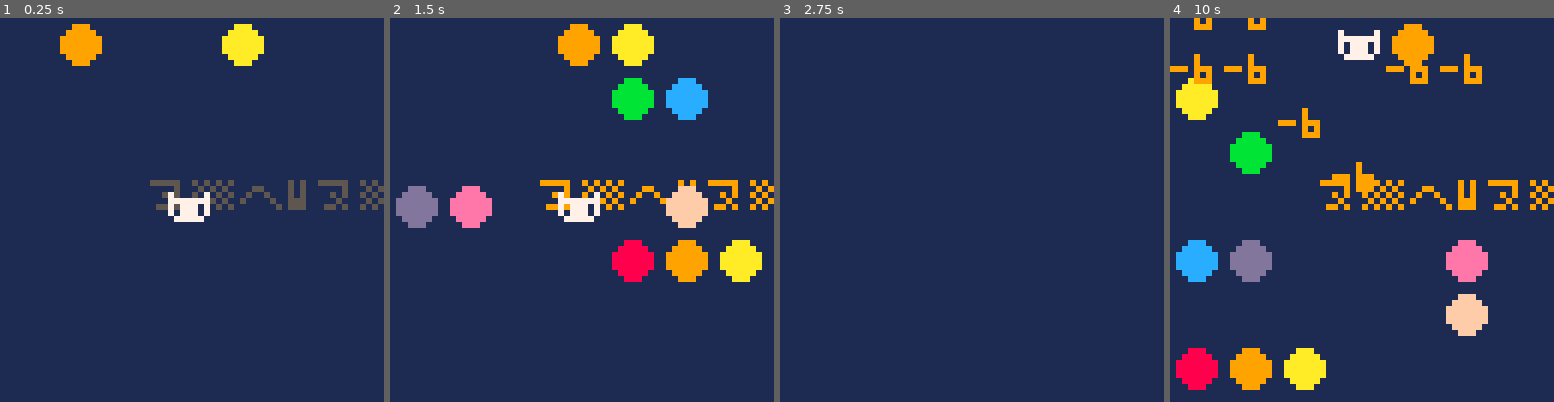
Above: before the commit, frames 1-4 (left to right).
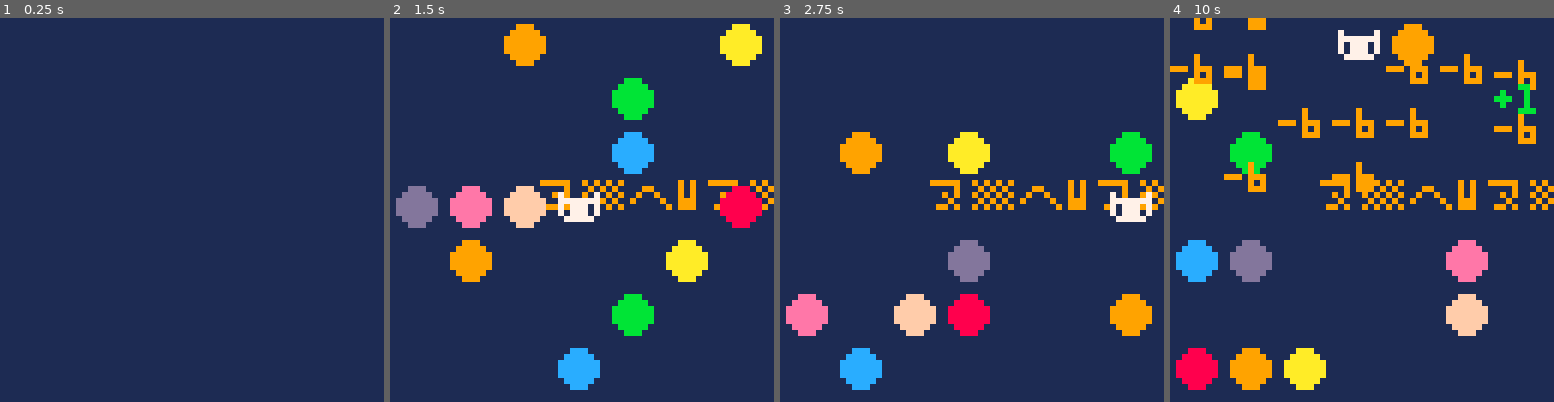
Above: after the commit, the same moments.

Repository: pancelor/bubble-cat
Game: PICO-8 cartridge min.p8
Two runs of this game, one before a commit and one after it. Both use one fixed random seed, a clock stepped at 60 frames per second and the inputs below.
Inputs:
- Up to frame 1 (0.25 s): no input
- Up to frame 2 (1.5 s): tap X (X key) at 0.33, 1.07 s; tap O (Z key) at 0.7 s
- Up to frame 3 (2.75 s): hold Right 1.6-2.1 s; tap O (Z key) at 1.7, 2.1, 2.5 s; tap X (X key) at 1.85 s; hold Up 2.15-2.42 s; hold Right from 2.47 s (still down)
- Up to frame 4 (10 s): tap O (Z key) every 0.4 s from 2.9 to 9.7 s; tap X (X key) every 1.12 s from 2.97 to 9.67 s; release Right at 3.03 s; hold Left 3.08-3.58 s; hold Down 3.63-3.97 s; hold Right 4.02-4.68 s; hold Up 4.73-5.03 s; hold Left 5.08-5.68 s; hold Down 5.73-6.03 s; hold Right 6.08-6.58 s; hold Right 6.63-7.13 s; hold Up 7.18-7.45 s; hold Right 7.5-8.07 s; hold Left 8.12-8.62 s; hold Down 8.67-9 s; hold Right 9.05-9.72 s; hold Up from 9.77 s (still down)

The runs differ from the first frame. In frame 1, 4.0% of the frame differs, in the area x 15-100%, y 1-54%; in frame 2, 14%, in the area x 15-97%, y 1-97%; in frame 3, 10%; in frame 4, 2.1%.

Commit message:
rm fa; 673

Diff:
--- a/min.lua
+++ b/min.lua
@@ -1,6 +1,5 @@
 poke(13-😐,3)sc=0sz=0fl={}rf=circfill
 ::g::bln=0px=3py=3
-function fa(x,y,n)sz+=n add(fl,{x,y,n})end
 for i=0,48do
 x,y=i%7,i\7if(rnd()<.25and i~=24)bln+=2poke(bln,x,y)
 end
@@ -13,13 +12,14 @@
 if(abs(px-3)>3or abs(py-3)>3)px,py,fc=ox,oy
 ?"🐱",px*9+1,py*9+2,7
 for i=2,bln,2do
-v=@(i+1)*9u=@i*9rf(u+4,v+4,3,i/2|8)
-if(py==v\9and @i==px)px,py,fc=ox,oy poke2(i,%bln)bln-=2fa(u,v,"+1")?"⁷i6v1d1"
-if(b<0)fa(u,v,"-6")
+v=@(i+1)*9u,d=@i*9rf(u+4,v+4,3,i/2|8)
+if(py==v\9and @i==px)px,py,fc=ox,oy poke2(i,%bln)bln-=2d="+1"?"⁷i6v1d1"
+if(b<0)d="-6"
+if(bln==0)b=-1d="+10"?"⁷ceg4⁶4"
+if(d)add(fl,{u,v,d})sz+=d
 end
 for f in all(fl)do
 x,y,n=unpack(f)f[2]-=1?n,x,y,ord(n)^♥
 end
-if(bln==0)b=-1fa(24,24,"+10")?"⁷ceg4⁶4"
 if(b==-1)goto g
 if(t()<64)goto _
